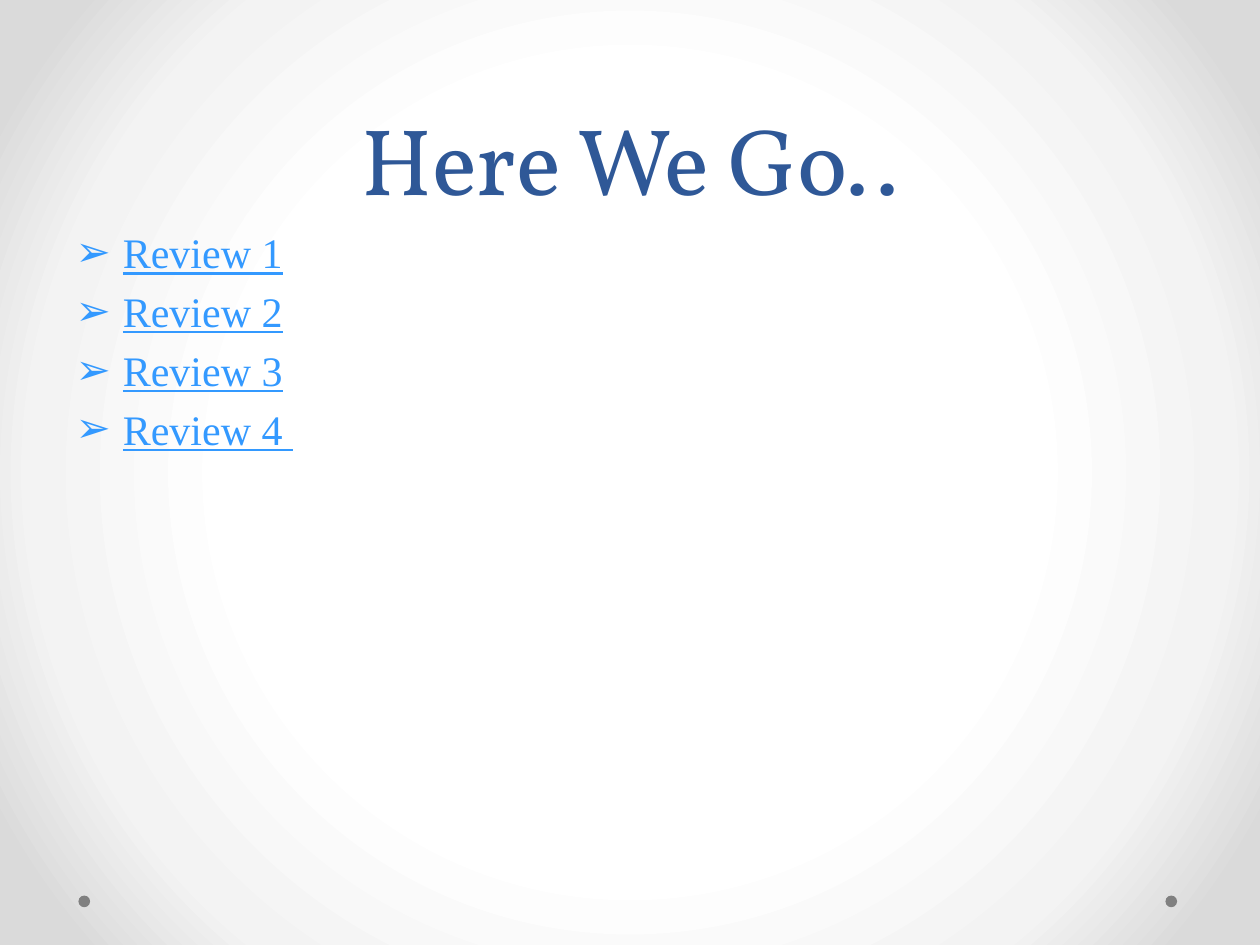
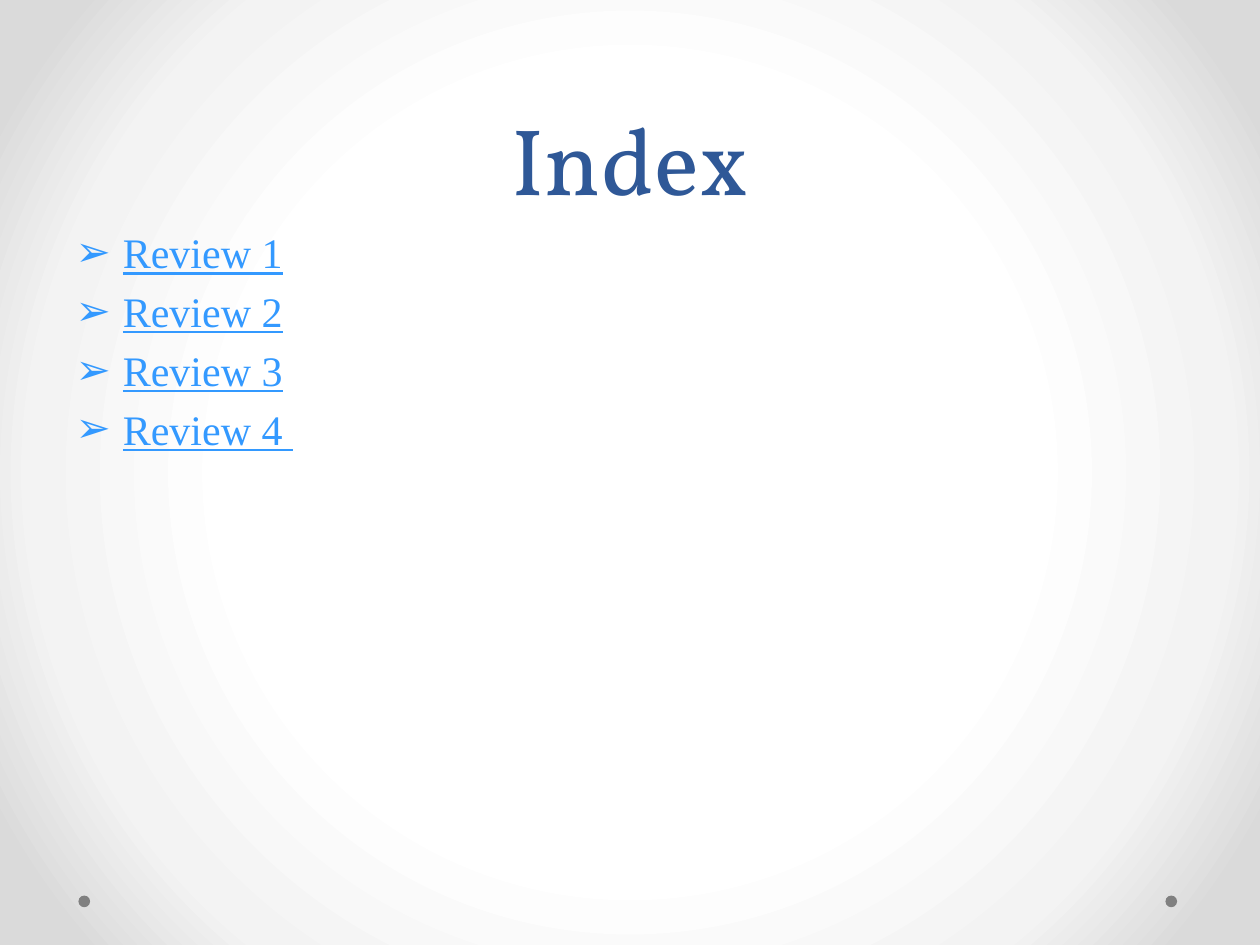
Before and after one commit to ShreyasJejurkar/AutomaticQuestionPaperGeneration, a slide deck: slide 2 of BE project/main ppt.pptx (slide 3 before the commit). Drawn at 1260x945 pixels with LibreOffice and Linux fonts; fonts in the diff are those of the drawing. Boxes give left, top, right and bottom in pixels: in the first picture for what was removed or moved away, otherwise in the second. Text is boxed around its words. In the diff, an @@ line names an element or a change of style, - is before the commit and + after.

```diff
--- a/BE project/main ppt.pptx
+++ b/BE project/main ppt.pptx
@@ title at box(511, 127, 748, 196): text changed @@
-Here We Go..
+Index
```
Also in this commit, not shown: 2 other slides changed, 1 slide removed, 3 other files.
